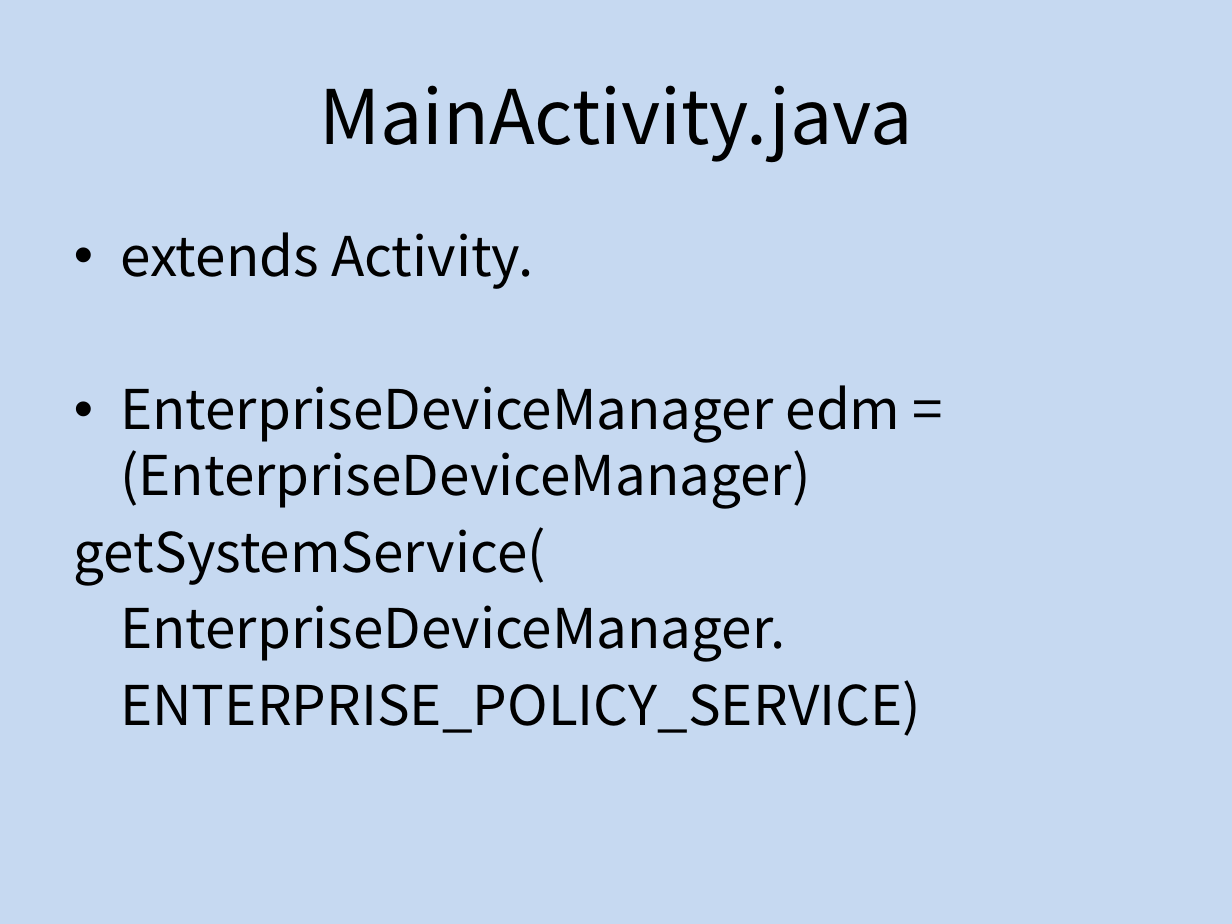
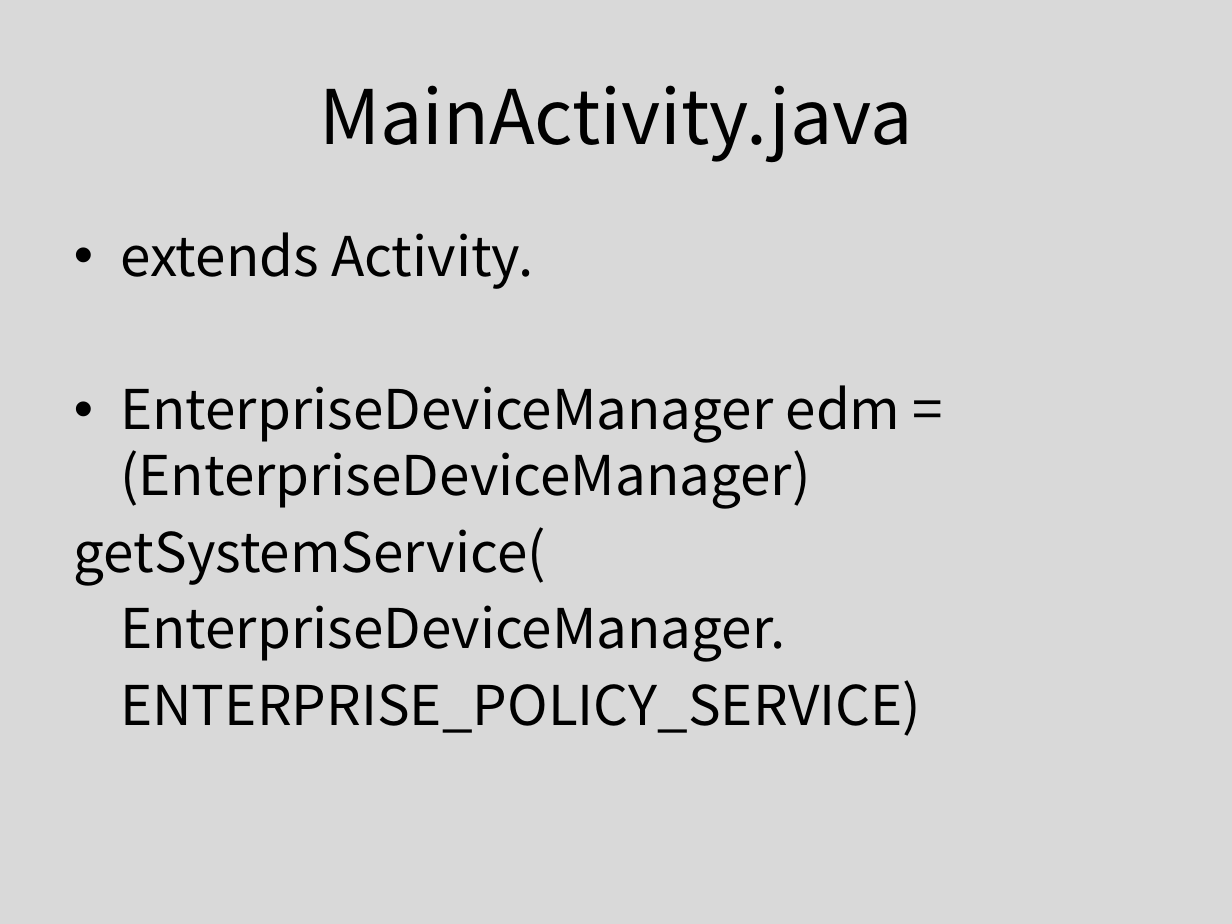
Before and after one commit to dummyFirst/NHK_Japanese, a slide deck: slide 14 of Android/AppControl.pptx. Drawn at 1232x924 pixels with LibreOffice and Linux fonts; fonts in the diff are those of the drawing. Boxes give left, top, right and bottom in pixels: in the first picture for what was removed or moved away, otherwise in the second. Text is boxed around its words. In the diff, an @@ line names an element or a change of style, - is before the commit and + after.

```diff
--- a/Android/AppControl.pptx
+++ b/Android/AppControl.pptx
@@ background #C6D9F1 to #D9D9D9 @@
```
Also in this commit, not shown: 2 other slides changed.
